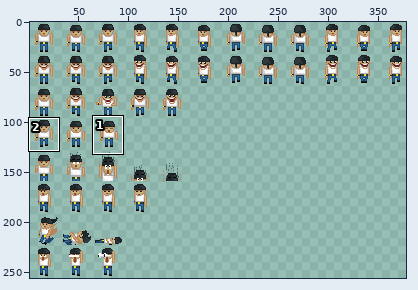
A sprite sheet gets an edit: gfx/Assets/Characters/bullo.png. Above: a wide view before the commit, with the close-up outlined.
Close-up. Before the edit:
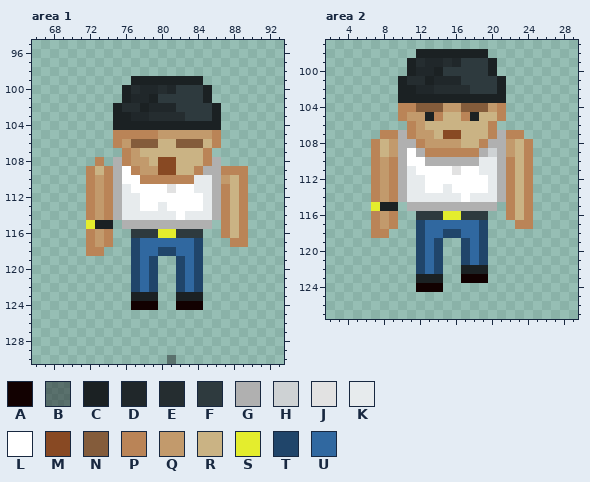
The file is 384x256 pixels. Colours within 5 levels of each other are drawn and written as one. Shown: area 1: x 66..93, y 95..130; area 2: x 2..29, y 97..127. The wide view leaves out empty margins. The commit also changed other parts of the picture, which this record leaves out.
Palette (. is transparent): A #120101  B #1b21237d  C #1b2123  D #20272a  E #252d30  F #2e3a3e  G #b0b0b0  H #ced2d4  J #e2e2e2  K #e7ebed  L #ffffff  M #884923  N #845c3b  P #ba8457  Q #c29a6c  R #cab384  S #e4ed2d  T #20456a  U #3068a0
Pixels before, area 1, first column x 72:
 99 .....CCCCCCCC.....
100 ....CEDDEDFFFC....
101 ....CDDCFFFFFC....
102 ...CEECDDDFFFFC...
103 ...CCDDEEEEFFFC...
104 ...CCCCCCCCCCCC...
105 ...PPPPPQQQQQQP...
106 ...PQNNNRRNNNRP...
107 ....PQRRRRRRRP....
108 .P.GPQQRMMRRRPG...
109 PRPGLPQQMMRRPGGPPP
110 PQPGLLPPPPPPKKGQRP
111 PQPGKLLLLJLLKKGPRP
112 PQPGKKLLLLLLLKGPRP
113 PQPGKKLLKLLLLKGPRP
114 PQPGKKKKKKLKKKGPRP
115 SCC.GGGGGGGGGG.PRP
116 PQP..FFFSSFFF..PRP
117 PQP..TUUUUUUT...PP
118 PP...TUUTTUUT.....
119 .....TUT..TUT.....
120 .....TUT..TUT.....
121 .....TUT..TUT.....
122 .....TUT..TUT.....
123 .....CCC..CCC.....
124 .....AAA..AAA.....
125 ..................
126 ..................
127 ..................
128 ..................
129 ..................
130 .........B........
Pixels before, area 2, first column x 7:
 98 .....CCCCCCCC.....
 99 ....CEDDEDFFFC....
100 ....CDDCFFFFFC....
101 ...CEECDDDFFFFC...
102 ...CCDDEEEEFFFC...
103 ...CCCCCCCCCCCC...
104 ...PPNNNQQNNNQP...
105 ...PQQCPRRPCRRP...
106 ....PQRRRRRRRP....
107 .PPGPQQRMMRRRPGPP.
108 PRQGGPQQQQRRPGGQRP
109 PRQGLGPPPPPPGHGQRP
110 PQPGLLGGGGGGKKGPRP
111 PQPGKLLLLJLLKKGPRP
112 PQPGKKLLLLLLLKGPRP
113 PQPGKKLLKLLLLKGPRP
114 PQPGKKKKKKLKKKGPRP
115 SCC.GGGGGGGGGG.PRP
116 PQP..FFFSSFFF..PRP
117 PQP..TUUUUUUT...PP
118 PP...TUUTTUUT.....
119 .....TUT..TUT.....
120 .....TUT..TUT.....
121 .....TUT..TUT.....
122 .....TUT..CCC.....
123 .....CCC..AAA.....
124 .....AAA..........
New version:
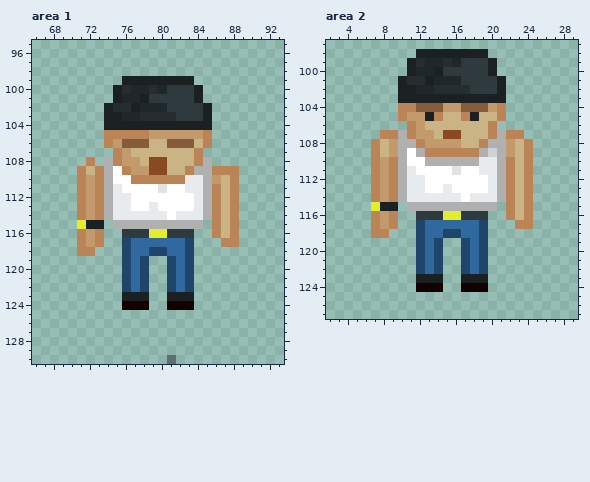
The exact change:
Area 1:
y 99: x 76 . -> C; x 84 C -> .
y 100: x 75..77 .CE -> CED; x 79..81 DED -> EDF; x 84..85 FC -> C.
y 101: x 75..76 .C -> CD; x 78..79 DC -> CF; x 84..85 FC -> C.
y 102: x 74..75 .C -> CE; x 77..78 EC -> CD; x 81 D -> F; x 85..86 FC -> C.
y 103: x 74 . -> C; x 76 C -> D; x 78 D -> E; x 82 E -> F; x 85..86 FC -> C.
y 104: x 74 . -> C; x 86 C -> .
y 105: x 74 . -> P; x 79 P -> Q; x 85..86 QP -> P.
y 106: x 74..76 .PQ -> PQN; x 79 N -> R; x 81 R -> N; x 84..86 NRP -> RP.
y 107: x 75..77 .PQ -> PQR; x 84..85 RP -> P.
y 108: x 72..76 .P.GP -> P.GPQ; x 78..79 QR -> RM; x 81 M -> R; x 84..86 RPG -> PG.
y 109: x 71..77 .PRPGLP -> PRPGLPQ; x 79 Q -> M; x 81 M -> R; x 83..84 RP -> PG; x 86 G -> P; x 89 P -> .
y 110: x 71..75 .PQPG -> PQPGL; x 77 L -> P; x 83 P -> K; x 85..89 KGQRP -> GQRP.
y 111: x 71..76 .PQPGK -> PQPGKL; x 80..81 LJ -> JL; x 83 L -> K; x 85..89 KGPRP -> GPRP.
y 112: x 71..75 .PQPG -> PQPGK; x 77 K -> L; x 84..89 LKGPRP -> KGPRP.
y 113: x 71..75 .PQPG -> PQPGK; x 77 K -> L; x 79..80 LK -> KL; x 84..89 LKGPRP -> KGPRP.
y 114: x 71..75 .PQPG -> PQPGK; x 81..82 KL -> LK; x 85..89 KGPRP -> GPRP.
y 115: x 71..72 .S -> SC; x 74..75 C. -> .G; x 85..89 G.PRP -> .PRP.
y 116: x 71..74 .PQP -> PQP.; x 76 . -> F; x 79 F -> S; x 81 S -> F; x 84 F -> .; x 86..89 .PRP -> PRP.
y 117: x 71..74 .PQP -> PQP.; x 76..77 .T -> TU; x 83..84 UT -> T.; x 87 . -> P; x 89 P -> .
y 118: x 71 . -> P; x 73 P -> .; x 76..77 .T -> TU; x 79 U -> T; x 81 T -> U; x 83..84 UT -> T.
y 119..122: x 76..79 .TUT -> TUT.; x 81..84 .TUT -> TUT.
y 123: x 76 . -> C; x 79 C -> .; x 81 . -> C; x 84 C -> .
y 124: x 76 . -> A; x 79 A -> .; x 81 . -> A; x 84 A -> .
Area 2:
y 122: x 17..19 CCC -> TUT
y 123: x 17..19 AAA -> CCC
y 124: x 17..19 ... -> AAA
Changed places in both close-ups, as pixel boxes (x1, y1, x2, y2):
changed: (77, 76, 248, 310)
changed: (461, 265, 488, 292)
